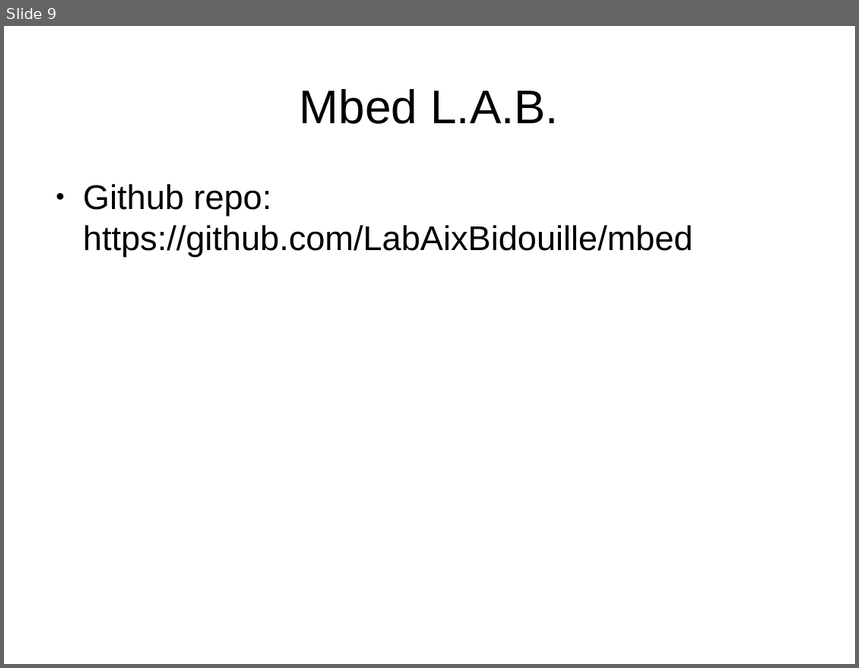
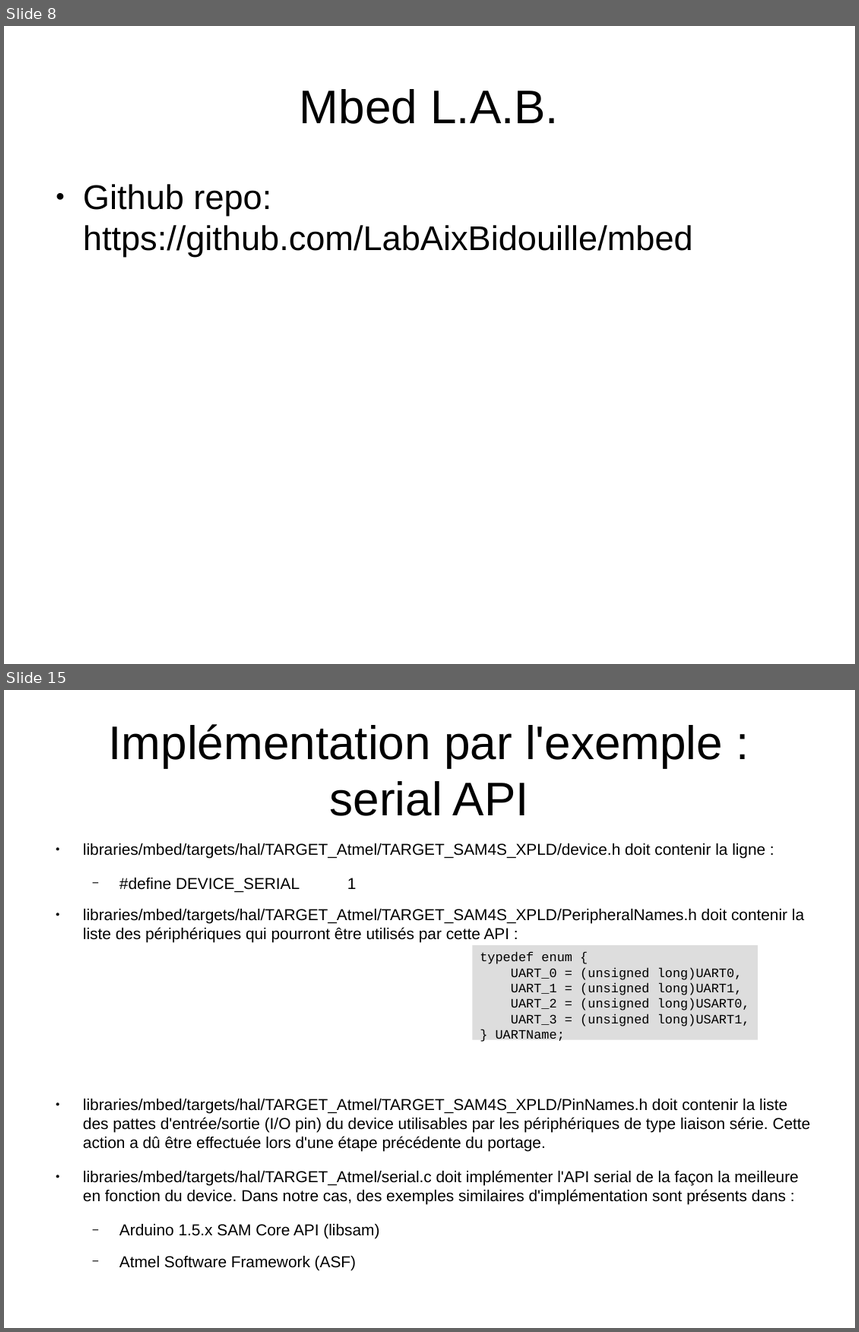
Before and after one commit to LabAixBidouille/EmbeddedTeam, a slide deck: how-to/how-to contribute to mbed.odp. Shown one above the other, each under a label of ours: slide 9 before the commit, slides 8 and 15 after it; the slides between them are not shown. The pictures are 859x668 and 859x1332 pixels, drawn with LibreOffice and Linux fonts; fonts in the diff are those of the drawing. Boxes give left, top, right and bottom in pixels: in the first picture for what was removed or moved away, otherwise in the second. Text is boxed around its words. In the diff, an @@ line names an element or a change of style, - is before the commit and + after.

Commit message:
[ET] Updating mbed how-to

```diff
--- a/how-to/how-to contribute to mbed.odp
+++ b/how-to/how-to contribute to mbed.odp
@@ slide 15 added at bbox=[4, 690, 855, 1328], background #FFFFFF @@
@@ title added at bbox=[109, 724, 723, 816], 44 pt, text #000000 @@
+Implémentation par l'exemple :
+serial API
@@ text added at bbox=[83, 844, 811, 1271], 14.8 pt, text #000000 @@
+● libraries/mbed/targets/hal/TARGET_Atmel/TARGET_SAM4S_XPLD/device.h doit contenir la ligne :
+  − #define DEVICE_SERIAL 1
+● libraries/mbed/targets/hal/TARGET_Atmel/TARGET_SAM4S_XPLD/PeripheralNames.h doit contenir la liste des périphériques qui pourront être utilisés par cette API :
+● libraries/mbed/targets/hal/TARGET_Atmel/TARGET_SAM4S_XPLD/PinNames.h doit contenir la liste des pattes d'entrée/sortie (I/O pin) du device utilisables par les périphériques de type liaison série. Cette action a dû être effectuée lors d'une étape précédente du portage.
+● libraries/mbed/targets/hal/TARGET_Atmel/serial.c doit implémenter l'API serial de la façon la meilleure en fonction du device. Dans notre cas, des exemples similaires d'implémentation sont présents dans :
+  − Arduino 1.5.x SAM Core API (libsam)
+  − Atmel Software Framework (ASF)
@@ rectangle added at bbox=[473, 945, 759, 1040], fill #DDDDDD, 12 pt, text #000000 @@
+typedef enum {
+UART_0 = (unsigned long)UART0,
+UART_1 = (unsigned long)UART1,
+UART_2 = (unsigned long)USART0,
+UART_3 = (unsigned long)USART1,
+} UARTName;
@@ what was slide 9 is now slide 8 @@
```
Also in this commit, not shown: 6 slides changed, 1 other slide added.
